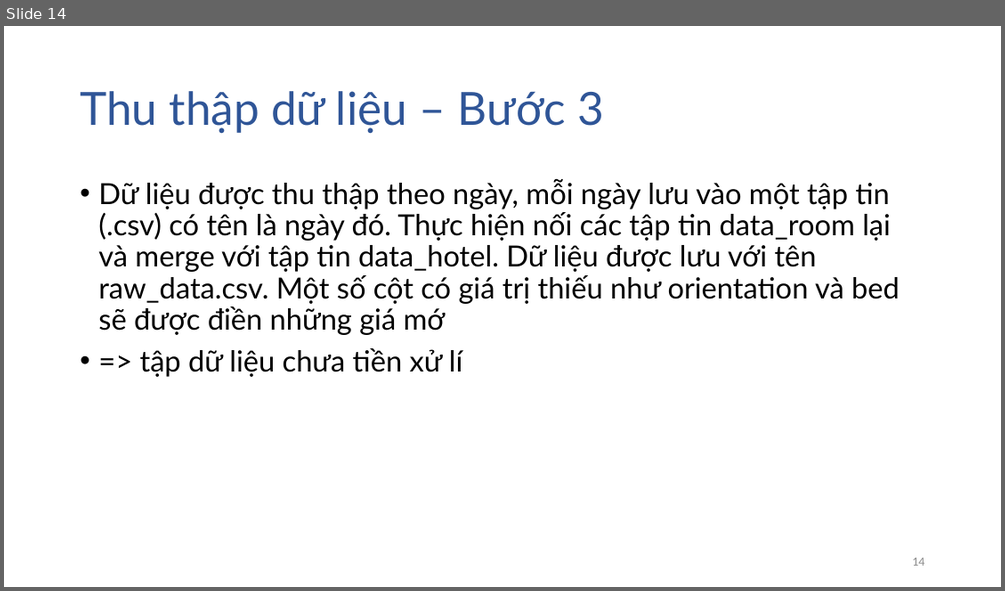
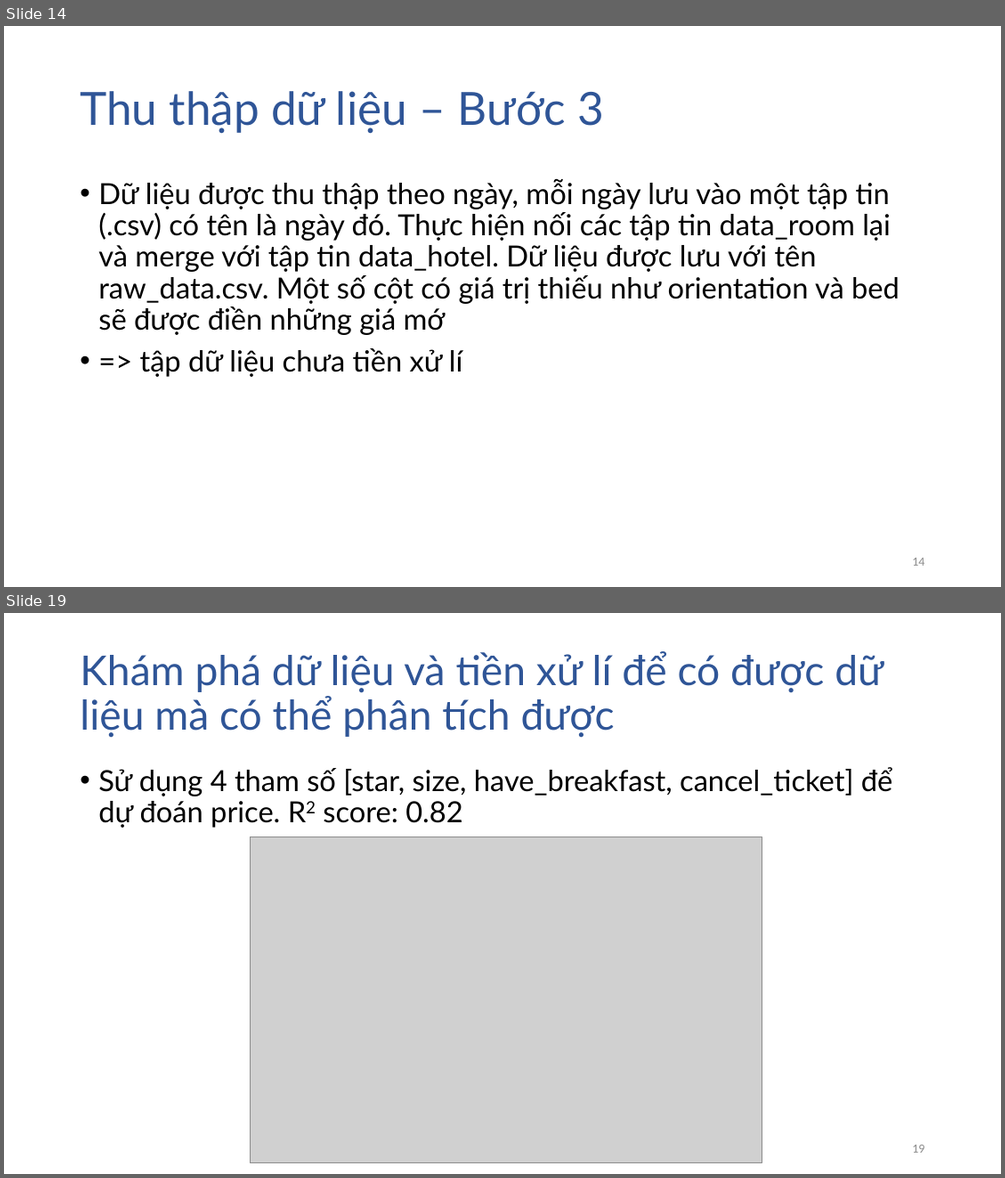
Before and after one commit to dtphat97/DataScienceFinal, a slide deck: Slide.pptx. Shown one above the other, each under a label of ours: slide 14 before the commit, slides 14 and 19 after it; the slides between them are not shown. The pictures are 1005x591 and 1005x1178 pixels, drawn with LibreOffice and Linux fonts; fonts in the diff are those of the drawing; grey boxes stand for pictures. Boxes give left, top, right and bottom in pixels: in the first picture for what was removed or moved away, otherwise in the second. Text is boxed around its words. In the diff, an @@ line names an element or a change of style, - is before the commit and + after.

```diff
--- a/Slide.pptx
+++ b/Slide.pptx
@@ slide 19 added at box(4, 613, 1001, 1174), background #FFFFFF @@
@@ title added at box(80, 651, 883, 738), 39.6 pt, text #2F5597 @@
+Khám phá dữ liệu và tiền xử lí để có được dữ liệu mà có thể phân tích được
@@ text added at box(98, 767, 893, 827), 28 pt, text #000000 @@
+• Sử dụng 4 tham số [star, size, have_breakfast, cancel_ticket] để dự đoán price. R2 score: 0.82
@@ picture added at box(250, 836, 761, 1163) @@
@@ page number added at box(912, 1144, 924, 1152), 12 pt, text #8C8C8C @@
+19
```
Also in this commit, not shown: 6 slides changed, 11 other slides added.
